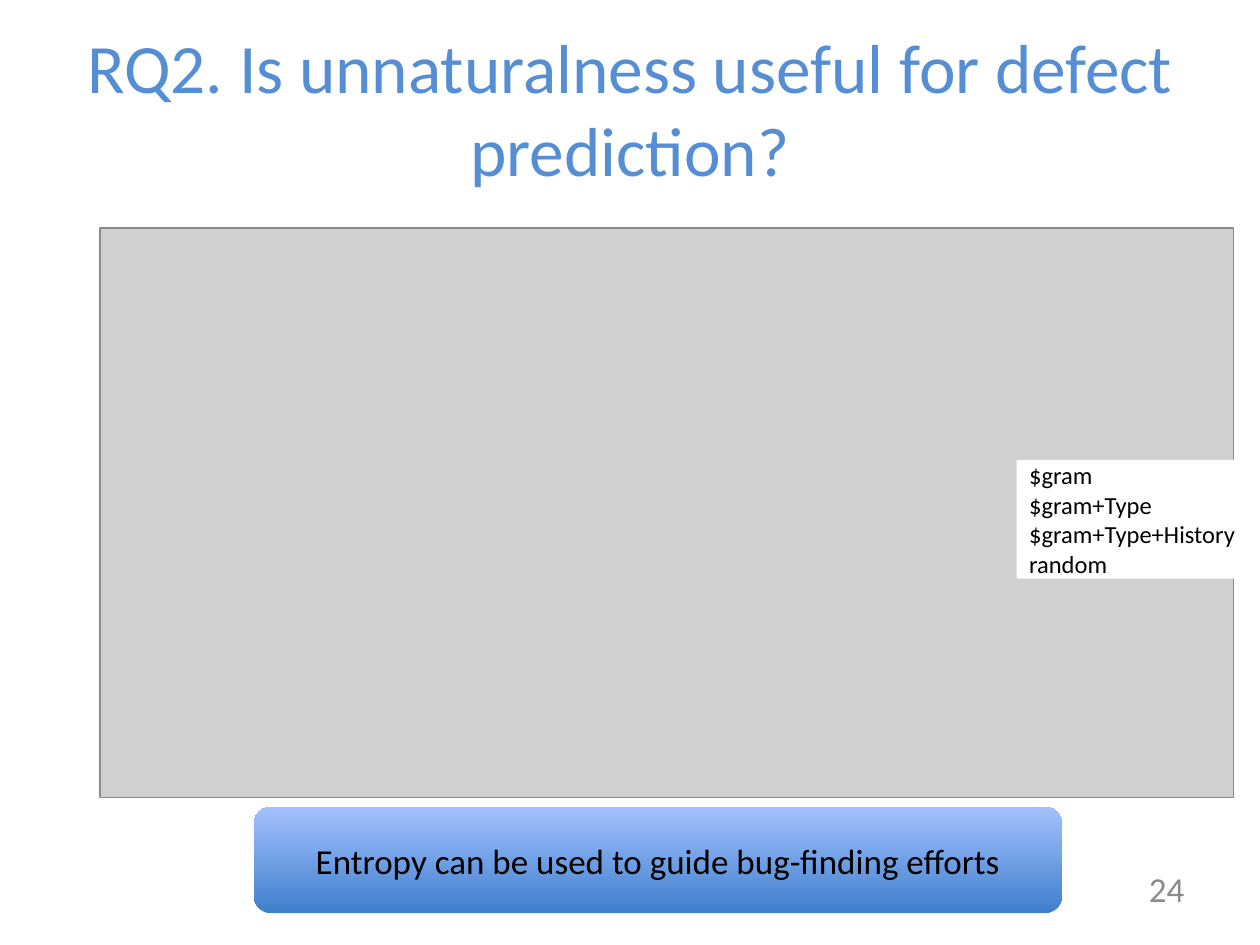
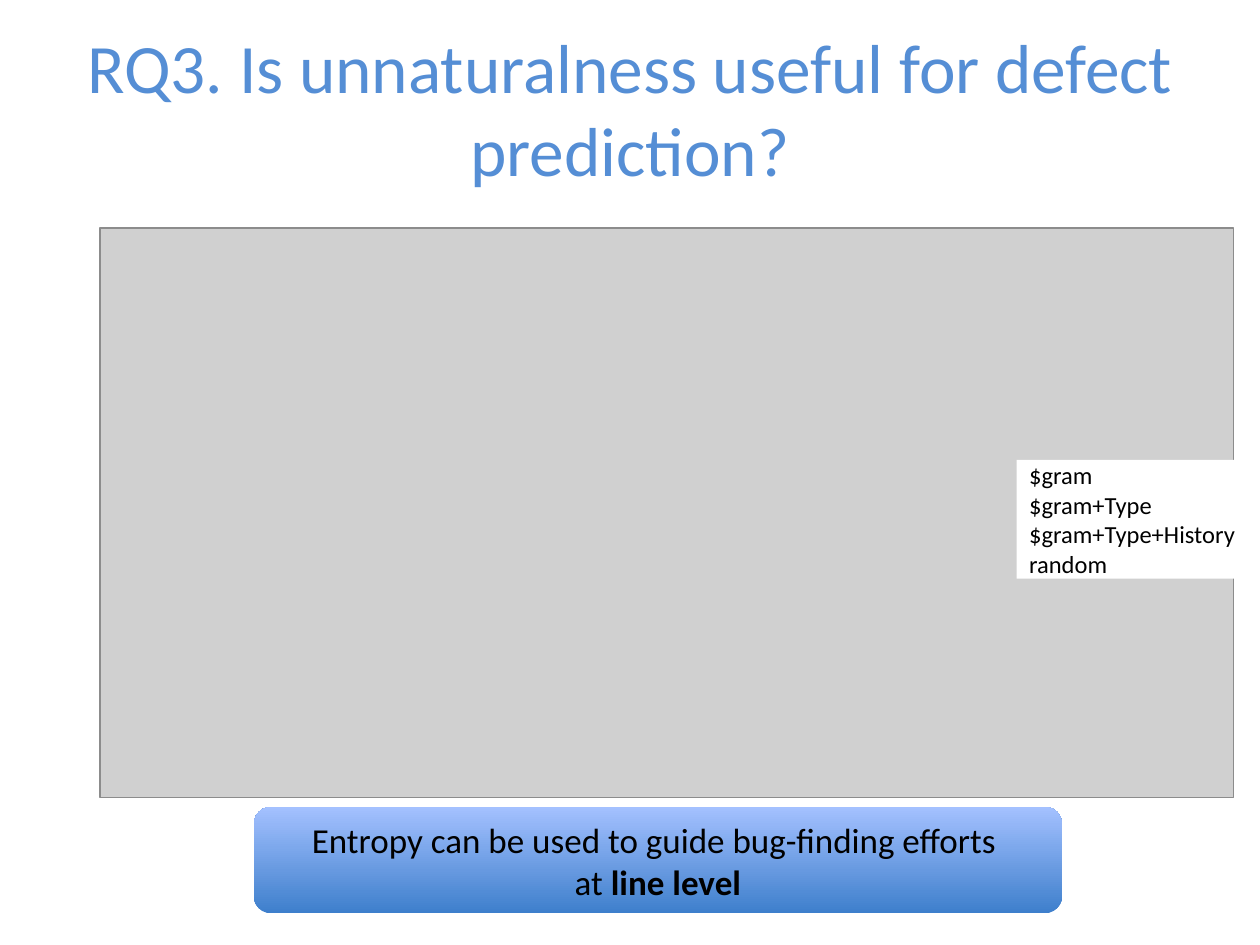
Before and after one commit to baishakhir/baishakhir.github.io, a slide deck: slide 26 of uploads/icse16-naturalness.pptx (slide 24 before the commit). Drawn at 1260x945 pixels with LibreOffice and Linux fonts; fonts in the diff are those of the drawing; grey boxes stand for pictures. Boxes give left, top, right and bottom in pixels: in the first picture for what was removed or moved away, otherwise in the second. Text is boxed around its words. In the diff, an @@ line names an element or a change of style, - is before the commit and + after.

```diff
--- a/uploads/icse16-naturalness.pptx
+++ b/uploads/icse16-naturalness.pptx
@@ title at box(87, 45, 1172, 187): text changed @@
-RQ2. Is unnaturalness useful for defect prediction?
+RQ3. Is unnaturalness useful for defect prediction?
@@ text in rounded rectangle at box(575, 870, 741, 896): paragraph added @@
+at line level
@@ page number removed at box(1149, 879, 1184, 902) @@
-24
```
Also in this commit, not shown: 26 other slides changed, 7 slides added, 1 slide removed.
